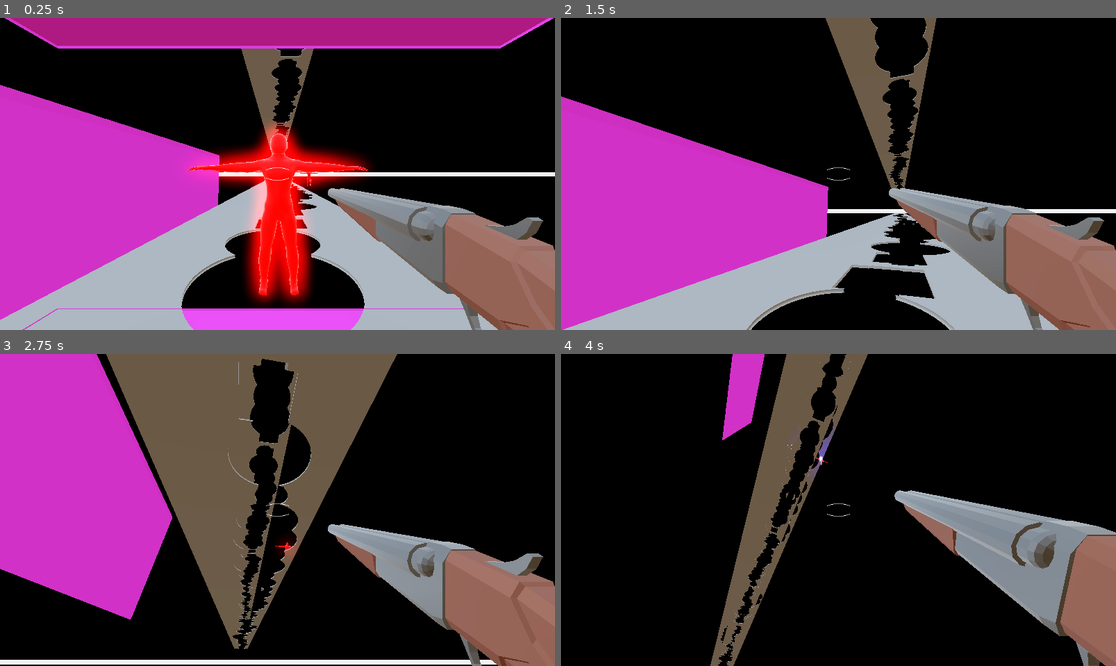
Above: before the commit, frames 1-4 (two rows, left to right).
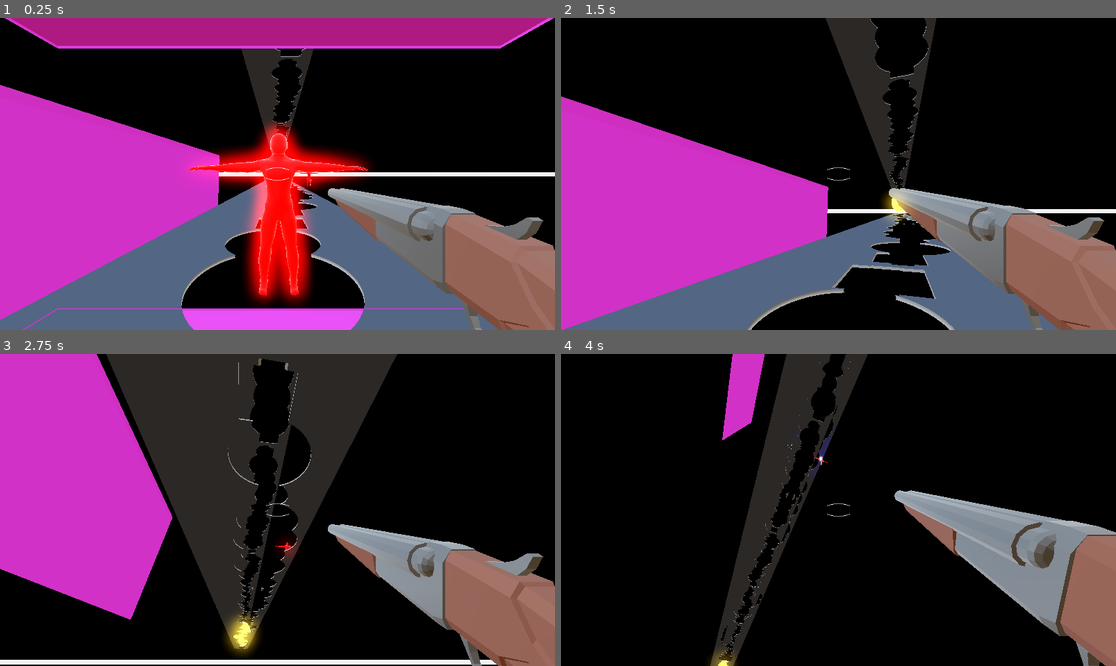
Above: after the commit, the same moments.

Repository: Games4Doritos/UWAGameJam2
Game: Godot game, scene res://Scenes/world.tscn
Two runs of this game, one before a commit and one after it. Both use one fixed random seed, a clock stepped at 60 frames per second and the inputs below. This scene is started directly instead of the project's main scene.
Inputs (mouse positions are in pixels of both pictures, inside the frame that each line leads up to):
- Up to frame 1 (0.25 s): no input
- Up to frame 2 (1.5 s): move the mouse to (866, 174) at 0.52 s; hold W (forward) from 0.53 s (still down); click (866, 174) at 0.6 s; tap Space (jump) at 0.77 s; move the mouse to (810, 174) at 1.27 s; tap Shift (run) at 1.35 s
- Up to frame 3 (2.75 s): keep holding W (forward); tap Space (jump) at 1.52 s; click (249, 510) at 1.55 s; move the mouse to (288, 503) at 2.02 s; click (288, 503) at 2.1 s
- Up to frame 4 (4 s): keep holding W (forward); move the mouse to (832, 516) at 2.77 s; click (832, 516) at 2.85 s; tap Space (jump) at 3.02, 3.77 s; move the mouse to (877, 513) at 3.52 s; hold Shift (run) from 3.53 s (still down); click (877, 513) at 3.8 s

The runs differ from the first frame. In frame 1, 16% of the frame differs, in the area x 0-90%, y 9-100%; in frame 2, 15%; in frame 3, 21%, in the area x 19-72%, y 0-97%; in frame 4, 7.0%.

Commit message:
Added portal, platform material + bugs
- Added a portal which gives a victory placeholder when touched
- Gave a metallic-ish material to the platforms
- Fixed a bug where you would instantly shoot after clicking 'Return to game' on the pause screen
- Made the crosshair only be visible in gameplay

Diff:
--- a/Scenes/platform.tscn
+++ b/Scenes/platform.tscn
@@ -1,11 +1,19 @@
-[gd_scene load_steps=3 format=3 uid="uid://cyxhqcptr46vf"]
+[gd_scene load_steps=4 format=3 uid="uid://cyxhqcptr46vf"]
 
 [ext_resource type="Script" uid="uid://bmwl1vy270rki" path="res://Scripts/platform.gd" id="1_1rc8e"]
 
 [sub_resource type="BoxMesh" id="BoxMesh_xdow6"]
 size = Vector3(10, 0.1, 200)
 
+[sub_resource type="StandardMaterial3D" id="StandardMaterial3D_1rc8e"]
+albedo_color = Color(0.36977664, 0.41044497, 0.4837258, 1)
+metallic = 0.86
+emission_enabled = true
+emission = Color(0.4506483, 0.4506483, 0.45064825, 1)
+emission_energy_multiplier = 0.1
+
 [node name="CSGMesh3D" type="CSGMesh3D"]
 use_collision = true
 mesh = SubResource("BoxMesh_xdow6")
+material = SubResource("StandardMaterial3D_1rc8e")
 script = ExtResource("1_1rc8e")
--- /dev/null
+++ b/Scenes/portal.tscn
@@ -0,0 +1,68 @@
+[gd_scene load_steps=10 format=3 uid="uid://o7drq7xbcxxg"]
+
+[ext_resource type="Script" uid="uid://birj0paycsxr" path="res://Scripts/portal.gd" id="1_j20fm"]
+
+[sub_resource type="TorusMesh" id="TorusMesh_vff14"]
+inner_radius = 2.5
+outer_radius = 2.7
+
+[sub_resource type="StandardMaterial3D" id="StandardMaterial3D_j20fm"]
+emission_enabled = true
+emission = Color(0.8431839, 0.8431839, 0.84318376, 1)
+emission_energy_multiplier = 1.92
+
+[sub_resource type="CylinderMesh" id="CylinderMesh_oi2tk"]
+top_radius = 2.5
+bottom_radius = 2.5
+height = 0.1
+
+[sub_resource type="StandardMaterial3D" id="StandardMaterial3D_dashy"]
+albedo_color = Color(1, 1, 0.3254902, 1)
+emission_enabled = true
+emission = Color(0.76845, 0.6213882, 0, 1)
+emission_energy_multiplier = 4.12
+
+[sub_resource type="ParticleProcessMaterial" id="ParticleProcessMaterial_uwyjv"]
+lifetime_randomness = 0.7
+direction = Vector3(0, -1, 0)
+spread = 70.0
+initial_velocity_max = 13.049999
+angular_velocity_min = -1.6093254e-05
+angular_velocity_max = 160.93999
+
+[sub_resource type="StandardMaterial3D" id="StandardMaterial3D_cqy4h"]
+albedo_color = Color(1, 1, 0.68235296, 1)
+emission_enabled = true
+emission = Color(0.78431374, 0.78431374, 0.44313726, 1)
+
+[sub_resource type="PrismMesh" id="PrismMesh_8lpw3"]
+material = SubResource("StandardMaterial3D_cqy4h")
+size = Vector3(0.1, 0.1, 0.1)
+
+[sub_resource type="CylinderShape3D" id="CylinderShape3D_oi2tk"]
+height = 0.6
+radius = 2.7
+
+[node name="Node3D2" type="Area3D"]
+transform = Transform3D(2.5, 0, 0, 0, 3.228, 0, 0, 0, 2.5, 0, 0, 0)
+script = ExtResource("1_j20fm")
+
+[node name="outer" type="MeshInstance3D" parent="."]
+transform = Transform3D(1, 0, 0, 0, -4.371139e-08, -1, 0, 1, -4.371139e-08, 0, 0, 0)
+mesh = SubResource("TorusMesh_vff14")
+surface_material_override/0 = SubResource("StandardMaterial3D_j20fm")
+
+[node name="inner" type="MeshInstance3D" parent="."]
+transform = Transform3D(1, 0, 0, 0, -4.371139e-08, -1, 0, 1, -4.371139e-08, 0, 0, 0)
+mesh = SubResource("CylinderMesh_oi2tk")
+surface_material_override/0 = SubResource("StandardMaterial3D_dashy")
+
+[node name="GPUParticles3D" type="GPUParticles3D" parent="inner"]
+process_material = SubResource("ParticleProcessMaterial_uwyjv")
+draw_pass_1 = SubResource("PrismMesh_8lpw3")
+
+[node name="CollisionShape3D" type="CollisionShape3D" parent="."]
+transform = Transform3D(1, 0, 0, 0, -4.371139e-08, -1, 0, 1, -4.371139e-08, 0, 0, 0)
+shape = SubResource("CylinderShape3D_oi2tk")
+
+[connection signal="body_entered" from="." to="." method="_on_body_entered"]
--- a/Scenes/world.tscn
+++ b/Scenes/world.tscn
@@ -1,11 +1,12 @@
-[gd_scene load_steps=12 format=3 uid="uid://iwfgkvarjm0n"]
+[gd_scene load_steps=13 format=3 uid="uid://iwfgkvarjm0n"]
 
 [ext_resource type="Script" uid="uid://dj1wthwtr1vnm" path="res://Scripts/world.gd" id="1_a02cp"]
-[ext_resource type="PackedScene" path="res://Scenes/player.tscn" id="3_5a7ea"]
+[ext_resource type="PackedScene" uid="uid://o3ub2oantqqe" path="res://Scenes/player.tscn" id="3_5a7ea"]
 [ext_resource type="PackedScene" uid="uid://drljc12idjfwg" path="res://Scenes/pauseMenu.tscn" id="3_8j60k"]
 [ext_resource type="PackedScene" uid="uid://cyxhqcptr46vf" path="res://Scenes/platform.tscn" id="4_8j60k"]
 [ext_resource type="PackedScene" uid="uid://08c42j810hqm" path="res://Scenes/enemy.tscn" id="5_fo5ed"]
-[ext_resource type="PackedScene" uid="uid://bku0fcxthrbtm" path="res://Scenes/world_boundary.tscn" id="6_5ukr8"]
+[ext_resource type="PackedScene" path="res://Scenes/world_boundary.tscn" id="6_5ukr8"]
+[ext_resource type="PackedScene" uid="uid://o7drq7xbcxxg" path="res://Scenes/portal.tscn" id="7_o06y3"]
 
 [sub_resource type="ProceduralSkyMaterial" id="ProceduralSkyMaterial_a02cp"]
 
@@ -82,4 +83,7 @@
 [node name="WorldBoundary2" parent="." instance=ExtResource("6_5ukr8")]
 transform = Transform3D(1, 0, 0, 0, -1, 8.742278e-08, 0, -8.742278e-08, -1, 0, 40.42602, 0)
 
+[node name="portal" parent="." instance=ExtResource("7_o06y3")]
+transform = Transform3D(2.5, 0, 0, 0, 3.228, 0, 0, 0, 2.5, 0, 10, -204.3259)
+
 [connection signal="timeout" from="gravityTimer" to="." method="_on_gravity_timer_timeout"]
--- a/Scripts/pauseMenu.gd
+++ b/Scripts/pauseMenu.gd
@@ -43,6 +43,7 @@
 		isPaused = false
 		get_tree().paused = false
 		Input.mouse_mode = Input.MOUSE_MODE_CAPTURED
+		$"../player".crosshair.visible = true
 
 	elif event is InputEventMouseButton and event.button_index == MOUSE_BUTTON_LEFT and leaveSelected and event.pressed:
 		get_tree().paused = false
@@ -57,6 +58,7 @@
 		leave.scale = Vector2(1,1)
 		Input.mouse_mode = Input.MOUSE_MODE_CAPTURED
 		get_tree().paused = false
+		$"../player".crosshair.visible = true
 
 	if event.is_action_released("Esc") and escDead:
 		escDead = false
--- a/Scripts/player.gd
+++ b/Scripts/player.gd
@@ -10,6 +10,7 @@
 @onready var gun_anim = $Yaw/Pitch/Camera3D/shotgun/AnimationPlayer
 @onready var raycast = $Yaw/Pitch/Camera3D/shotgun/RayCast3D
 @onready var gun = $Yaw/Pitch/Camera3D/shotgun
+@onready var crosshair = $Control/crosshair
 
 var bullet = preload("res://Scenes/bullet.tscn")
 var bulletInstance
@@ -51,10 +52,12 @@
 func _physics_process(delta: float) -> void:
 	# Add the gravity.
 	if Input.is_action_just_pressed("Esc") and not pauseMenu.isPaused and not pauseMenu.escDead:
+		crosshair.visible = false
 		pauseMenu.isPaused = true
 		pauseMenu.visible = true
 		get_tree().paused = true
 		Input.mouse_mode = Input.MOUSE_MODE_VISIBLE
+
 
 	if Input.is_action_pressed("run"):
 		sprintSpeed = 1.5
@@ -77,7 +80,7 @@
 
 		position += movement_dir_3d * SPEED * delta
 
-		if Input.is_action_just_pressed("shoot") and !gun_anim.is_playing():
+		if Input.is_action_just_pressed("shoot") and !gun_anim.is_playing() and not pauseMenu.leftmouseDead :
 			bulletInstance = bullet.instantiate()
 			bulletInstance.position = raycast.global_position
 			bulletInstance.transform.basis = raycast.global_transform.basis
--- /dev/null
+++ b/Scripts/portal.gd
@@ -0,0 +1,6 @@
+extends Node3D
+
+
+func _on_body_entered(body: Node3D) -> void:
+	if body.is_in_group("player"):
+		print("Victory")
Not shown, added: Scripts/portal.gd.uid
